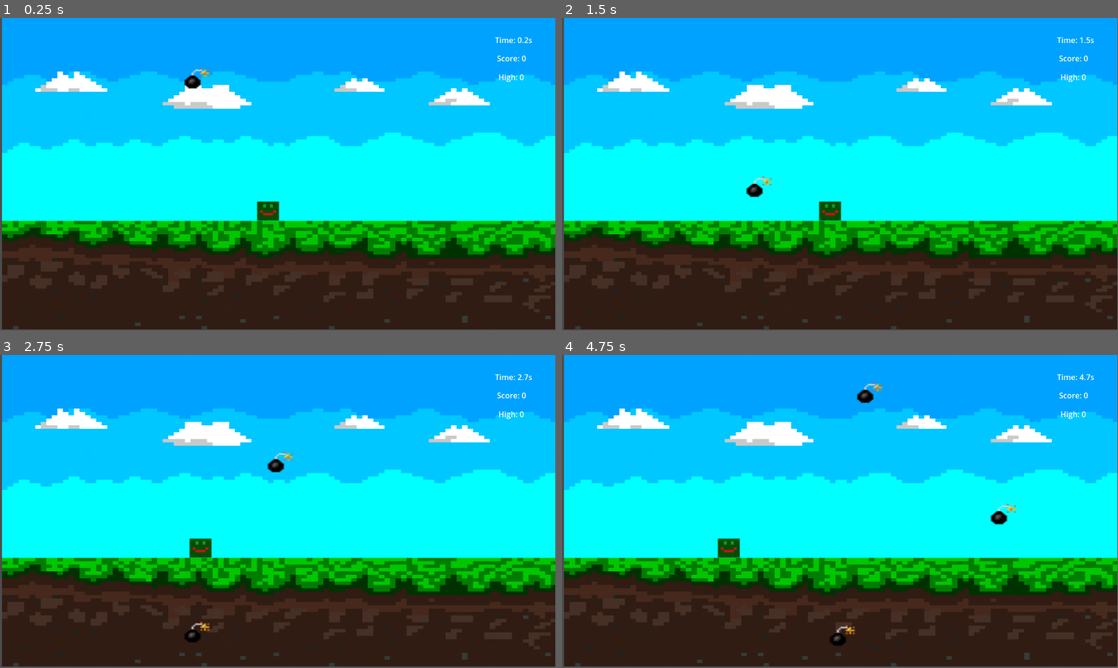
Above: before the commit, frames 1-4 (two rows, left to right).
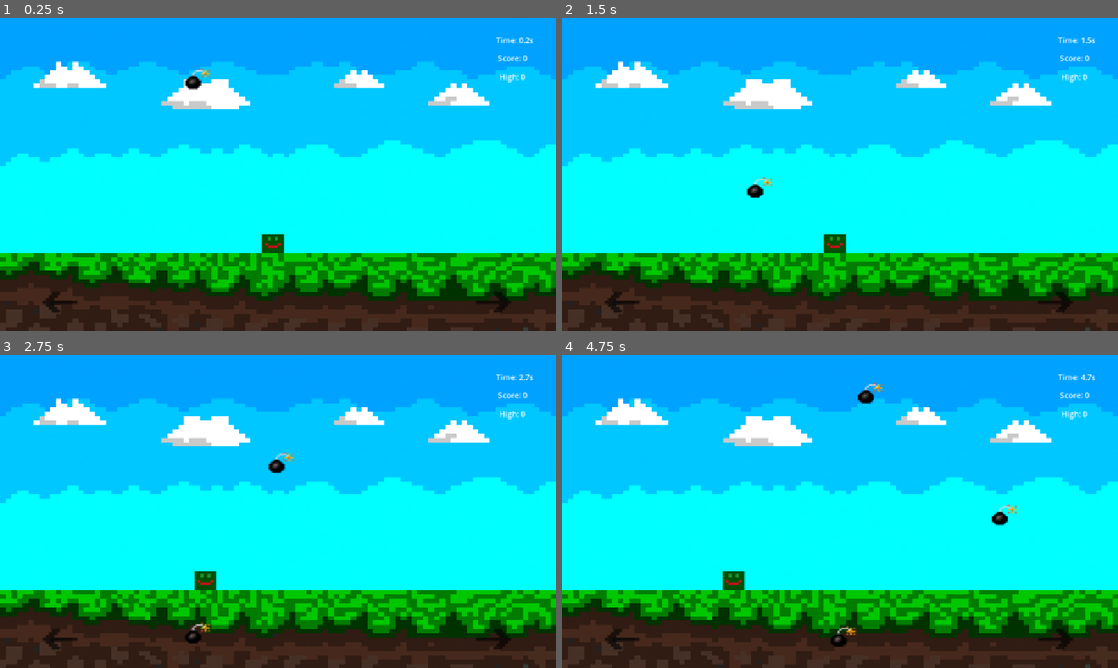
Above: after the commit, the same moments.

Repository: Kidonama/Dodger-v0.1
Game: Godot game, scene res://Scenes/main.tscn
The game is run twice, just before and just after one commit, with the same random seed, the same clock (stepped at 60 frames per second) and the same inputs.
Inputs:
- Up to frame 1 (0.25 s): no input
- Up to frame 2 (1.5 s): tap Enter at 0.5 s; hold Up (ui_up) from 0.53 s (still down); tap R at 0.6, 1.35 s
- Up to frame 3 (2.75 s): release Up (ui_up) at 2.03 s; hold Left (ui_left) from 2.03 s (still down); tap R at 2.1 s
- Up to frame 4 (4.75 s): tap R at 2.85, 3.6, 4.35 s; release Left (ui_left) at 3.53 s; hold Down (ui_down) 3.53-4.28 s; hold Right (ui_right) from 4.28 s (still down)
In our replay, the window is 799x449 before the commit and 800x450 after it. These sizes can differ from the game's own. Grey fills any space a smaller window leaves; there, only what the larger window draws over its background counts as a difference.

The runs differ from the first frame. In frame 1, 31% of the frame differs, in the area x 0-100%, y 0-100%; in frame 2, 31%; in frame 3, 31%; in frame 4, 31%.

Commit message:
Added mobile control buttons and restart functionality
- Implemented on-screen left and right TouchScreenButtons for mobile players.
- Buttons mapped to existing input actions (ui_left / ui_right) for continuous movement.
- Added semi-transparent textures for better visibility without blocking gameplay.
- Created a restart Button in the GameOver UI for phone users.
- Restart button reloads the scene and unpauses the game cleanly.
- Verified functionality both on desktop (mouse emulation) and prepared for mobile export.

Diff:
--- a/Scenes/main.tscn
+++ b/Scenes/main.tscn
@@ -8,6 +8,10 @@
 [ext_resource type="Texture2D" uid="uid://00k5vngd255w" path="res://assets/images/New Piskel-1.png (3).png" id="5_ynf5e"]
 [ext_resource type="PackedScene" uid="uid://b37me7m5baxou" path="res://Scenes/banana.tscn" id="6_6bp64"]
 [ext_resource type="AudioStream" uid="uid://dh4g0rkaipxg" path="res://assets/sfx/gameover.wav" id="6_21xkr"]
+[ext_resource type="Texture2D" uid="uid://caa4tmpco0e18" path="res://assets/images/New Piskel-1.png (4).png" id="8_ynf5e"]
+[ext_resource type="Texture2D" uid="uid://dwugp0hrtge1y" path="res://assets/images/New Piskel-1.png (7)-1.png" id="9_6iyac"]
+[ext_resource type="Texture2D" uid="uid://dteakni3rexjo" path="res://assets/images/New Piskel-1.png (5).png" id="9_hptm8"]
+[ext_resource type="Texture2D" uid="uid://do5uxpaa0ahbt" path="res://assets/images/New Piskel-1.png (6).png" id="11_fdnlq"]
 
 [sub_resource type="RectangleShape2D" id="RectangleShape2D_0xm2m"]
 size = Vector2(45, 39)
@@ -25,17 +29,23 @@
 process_mode = 3
 script = ExtResource("1_kry3j")
 
+[node name="CanvasLayer" type="CanvasLayer" parent="."]
+layer = -1
+
+[node name="Sprite2D(Background)" type="TextureRect" parent="CanvasLayer"]
+anchors_preset = 15
+anchor_right = 1.0
+anchor_bottom = 1.0
+grow_horizontal = 2
+grow_vertical = 2
+texture = ExtResource("3_344ge")
+
 [node name="GameLayer" type="Node2D" parent="."]
 process_mode = 1
 
-[node name="Sprite2D(Background)" type="Sprite2D" parent="GameLayer"]
-position = Vector2(579, 294)
-scale = Vector2(1.27778, 0.782222)
-texture = ExtResource("3_344ge")
-
 [node name="Player" type="CharacterBody2D" parent="GameLayer" groups=["Player"]]
 process_mode = 1
-position = Vector2(500, 302)
+position = Vector2(509, 368)
 collision_mask = 2
 script = ExtResource("1_bo1nx")
 
@@ -102,6 +112,43 @@
 shape = SubResource("RectangleShape2D_lquwl")
 
 [node name="HUD_Layer" type="CanvasLayer" parent="."]
+
+[node name="Right_HBoxContainer" type="HBoxContainer" parent="HUD_Layer"]
+anchors_preset = -1
+anchor_left = 0.798264
+anchor_top = 0.782568
+anchor_right = 1.0
+anchor_bottom = 1.03858
+offset_left = 0.399963
+offset_top = -0.104004
+grow_horizontal = 0
+grow_vertical = 0
+metadata/_edit_use_anchors_ = true
+
+[node name="RightButton" type="TouchScreenButton" parent="HUD_Layer/Right_HBoxContainer"]
+modulate = Color(1, 1, 1, 0.627451)
+scale = Vector2(3, 3)
+texture_normal = ExtResource("8_ynf5e")
+texture_pressed = ExtResource("9_6iyac")
+action = "ui_right"
+
+[node name="Left_HBoxContainer" type="HBoxContainer" parent="HUD_Layer"]
+anchors_preset = -1
+anchor_top = 0.782
+anchor_right = 0.201
+anchor_bottom = 1.039
+offset_top = 0.263947
+offset_right = 0.447998
+offset_bottom = -0.272034
+grow_vertical = 0
+
+[node name="LeftButton" type="TouchScreenButton" parent="HUD_Layer/Left_HBoxContainer"]
+modulate = Color(1, 1, 1, 0.627451)
+position = Vector2(40, 0)
+scale = Vector2(3, 3)
+texture_normal = ExtResource("9_hptm8")
+texture_pressed = ExtResource("11_fdnlq")
+action = "ui_left"
 
 [node name="HUD" type="CanvasLayer" parent="HUD_Layer"]
 process_mode = 1
@@ -168,9 +215,28 @@
 text = "GAME OVER
 "
 
+[node name="Button" type="Button" parent="UI_Layer"]
+visible = false
+anchors_preset = -1
+anchor_left = 0.459
+anchor_top = 0.341
+anchor_right = 0.562
+anchor_bottom = 0.444
+offset_left = 0.231995
+offset_top = 0.0319824
+offset_right = -0.424072
+offset_bottom = 0.287964
+grow_horizontal = 2
+grow_vertical = 2
+theme_type_variation = &"FlatButton"
+theme_override_font_sizes/font_size = 20
+text = "Restart"
+metadata/_edit_use_anchors_ = true
+
 [node name="GameOverSFX" type="AudioStreamPlayer2D" parent="."]
 process_mode = 2
 stream = ExtResource("6_21xkr")
 volume_db = -8.0
 
 [connection signal="timeout" from="GameLayer/HazardSpawner/SpawnerTimer" to="GameLayer/HazardSpawner" method="_on_timer_timeout"]
+[connection signal="pressed" from="UI_Layer/Button" to="." method="_on_button_pressed"]
--- a/project.godot
+++ b/project.godot
@@ -14,6 +14,11 @@
 run/main_scene="uid://bnagkyfue6hh1"
 config/features=PackedStringArray("4.4", "Mobile")
 config/icon="res://icon.svg"
+
+[display]
+
+window/stretch/mode="canvas_items"
+window/stretch/aspect="expand"
 
 [input]
 
@@ -62,6 +67,10 @@
 ]
 }
 
+[input_devices]
+
+pointing/emulate_touch_from_mouse=true
+
 [layer_names]
 
 2d_physics/layer_1="Player"
--- a/scripts/main.gd
+++ b/scripts/main.gd
@@ -4,6 +4,7 @@
 @onready var spawner := $GameLayer/HazardSpawner
 @onready var game_over_label = $UI_Layer/GameOver   # get the label
 @onready var game_over_overlay = $UI_Layer/GameOver # optional dark overlay
+@onready var restart_game = $UI_Layer/Button
 var is_game_over := false                            # one-time latch
 var elapsed_time = 0.0
 var next_ramp_time = 10
@@ -53,6 +54,7 @@
 	# show UI (no special process modes needed)
 	if game_over_overlay: game_over_overlay.visible = true
 	game_over_label.visible = true
+	restart_game.visible = true
 	game_over_sfx.play()
 	get_tree().paused = true #Pauses not frezes
 
@@ -88,3 +90,9 @@
 	if elapsed_time >= next_ramp_time:
 		spawner.spawn_wait = max(0.5, spawner.spawn_wait - 0.15)
 		next_ramp_time += 10
+
+
+func _on_button_pressed() -> void:
+	get_tree().paused = false
+	get_tree().reload_current_scene()
+	score = 0
Not shown: 1 places in Scenes/main.tscn that only renumber resources
Binary file added: assets/images/New Piskel-1.png (4).png
Not shown, added: assets/images/New Piskel-1.png (4).png.import
Binary file added: assets/images/New Piskel-1.png (5).png
Not shown, added: assets/images/New Piskel-1.png (5).png.import
Binary file added: assets/images/New Piskel-1.png (6).png
Not shown, added: assets/images/New Piskel-1.png (6).png.import
Binary file added: assets/images/New Piskel-1.png (7)-1.png
Not shown, added: assets/images/New Piskel-1.png (7)-1.png.import
Not shown, changed: export_presets.cfg
Not shown, added: assets/images/Project-test.zip
